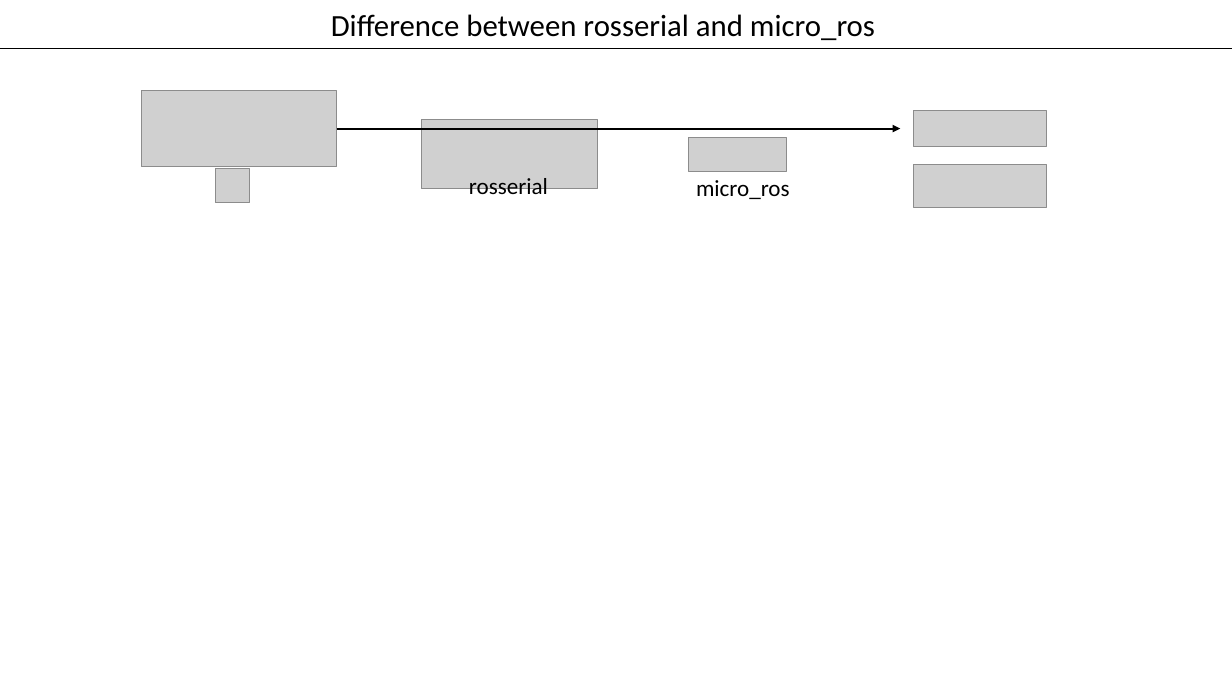
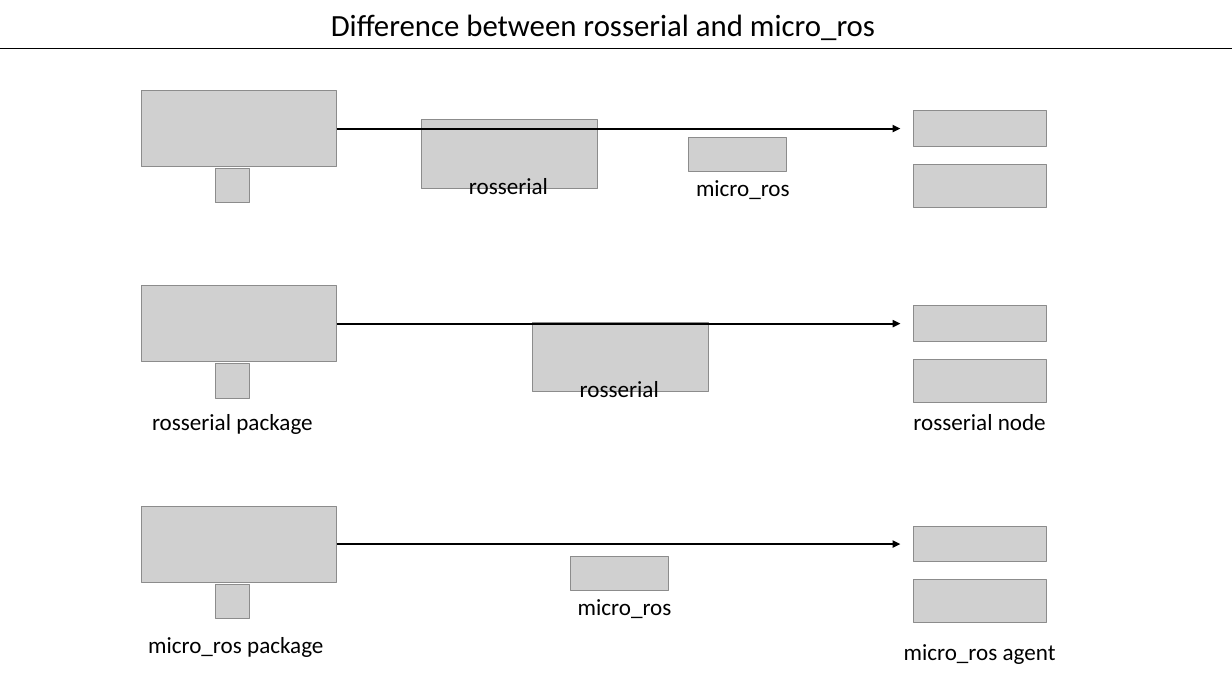
Before and after one commit to wuhanstudio/RTT-GDC-Talk-2021, a slide deck: slide 3 of RTT-GDC Talk.pptx. Drawn at 1232x693 pixels with LibreOffice and Linux fonts; fonts in the diff are those of the drawing; grey boxes stand for pictures. Boxes give left, top, right and bottom in pixels: in the first picture for what was removed or moved away, otherwise in the second. Text is boxed around its words. In the diff, an @@ line names an element or a change of style, - is before the commit and + after.

Commit message:
Add presentation

```diff
--- a/RTT-GDC Talk.pptx
+++ b/RTT-GDC Talk.pptx
@@ picture added at bbox=[141, 286, 337, 361] @@
@@ arrow added from (336, 323) to (900, 323), #000000 1.5 pt @@
@@ picture added at bbox=[532, 323, 709, 392] @@
@@ picture added at bbox=[913, 306, 1046, 341] @@
@@ picture added at bbox=[215, 364, 250, 398] @@
@@ text added at bbox=[580, 381, 659, 403], 18 pt, text #000000 @@
+rosserial
@@ picture added at bbox=[914, 360, 1047, 403] @@
@@ text added at bbox=[152, 414, 312, 434], 18 pt, text #000000 @@
+rosserial package
@@ text added at bbox=[913, 414, 1046, 430], 18 pt, text #000000 @@
+rosserial node
@@ picture added at bbox=[141, 506, 337, 582] @@
@@ picture added at bbox=[913, 527, 1046, 562] @@
@@ arrow added from (336, 544) to (900, 544), #000000 1.5 pt @@
@@ picture added at bbox=[570, 557, 668, 591] @@
@@ picture added at bbox=[215, 584, 250, 618] @@
@@ text added at bbox=[578, 599, 672, 618], 18 pt, text #000000 @@
+micro_ros
@@ picture added at bbox=[914, 579, 1047, 623] @@
@@ text added at bbox=[148, 637, 323, 657], 18 pt, text #000000 @@
+micro_ros package
@@ text added at bbox=[904, 644, 1056, 664], 18 pt, text #000000 @@
+micro_ros agent
```
Also in this commit, not shown: 3 other files.
